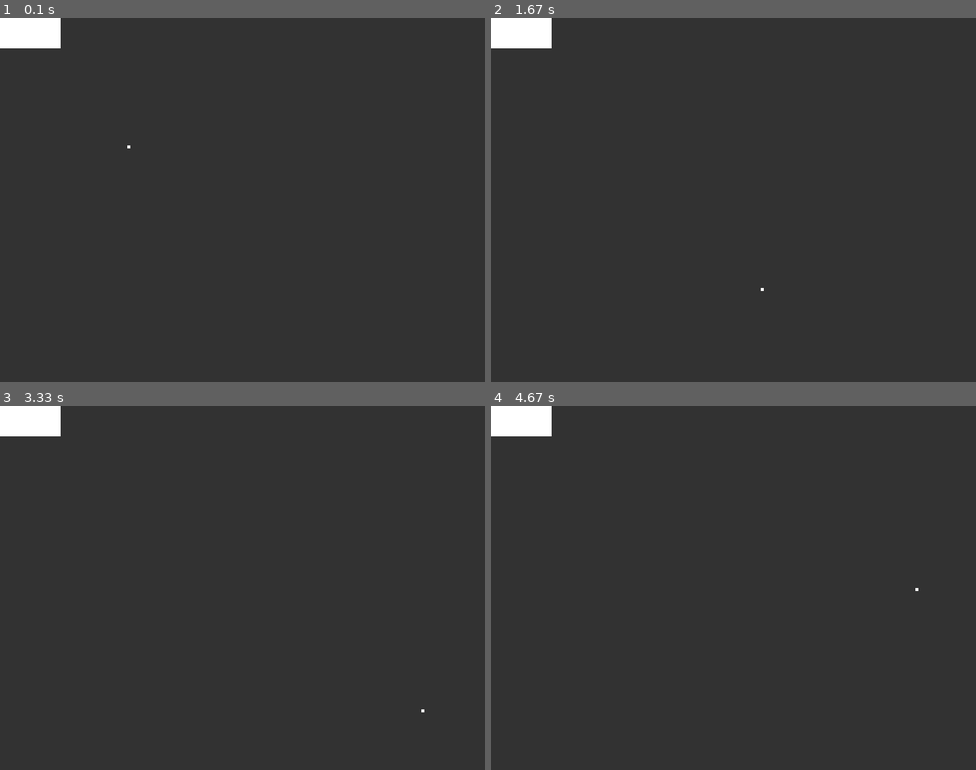
Above: before the commit, frames 1-4 (two rows, left to right).
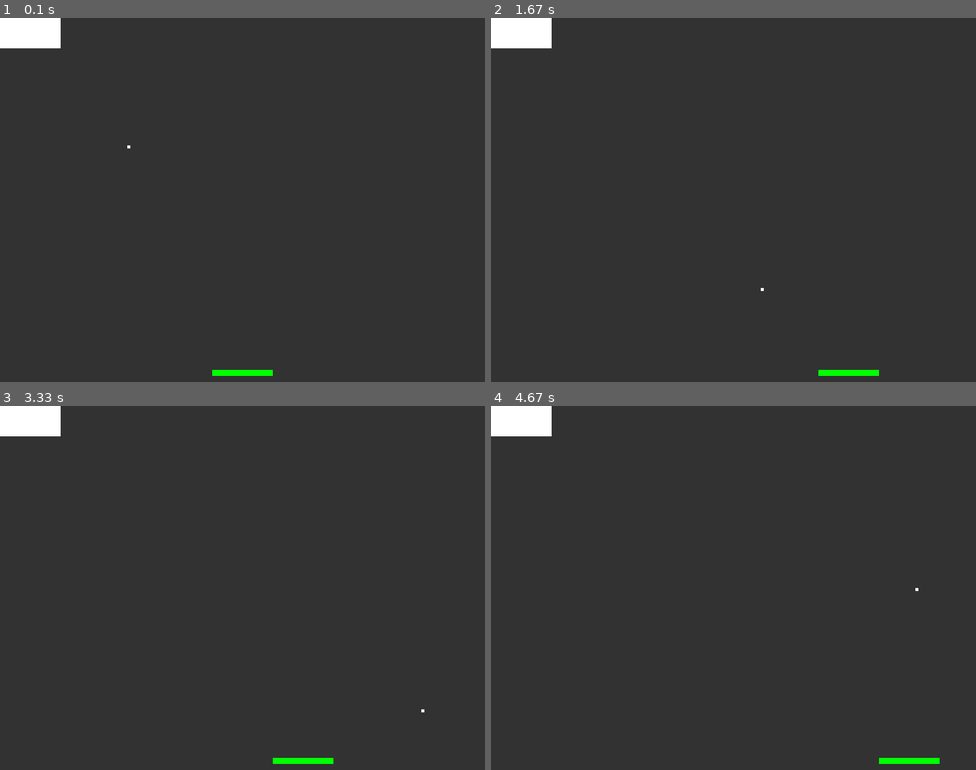
Above: after the commit, the same moments.

Repository: ShaishavShah04/PygameBrickBreaker
Game: pygame game, started from block_ball_paddle.py
Same seed, same stepped clock (60 frames per second), same inputs: the game is played once before the commit and once after it.
Inputs:
- Up to frame 1 (0.1 s): no input
- Up to frame 2 (1.67 s): hold D 0.33-0.8 s; hold D 0.83-1.3 s; hold A from 1.33 s (still down)
- Up to frame 3 (3.33 s): release A at 1.87 s; hold A 1.9-2.3 s; hold D 2.33-2.97 s; hold A from 3 s (still down)
- Up to frame 4 (4.67 s): release A at 3.47 s; hold D 3.5-3.97 s; hold D 4-4.47 s; hold A from 4.5 s (still down)

The runs differ from the first frame. In frame 1, 0.2% of the frame differs, in the area x 43-57%, y 96-99%; in frame 2, 0.2%; in frame 3, 0.2%; in frame 4, 0.2%.

Commit message:
Just realized this is more complicated than I thought... all the bounces are different!

Diff:
--- a/block_ball_paddle.py
+++ b/block_ball_paddle.py
@@ -2,6 +2,8 @@
 # Shaishav Shah
 from window import Window
 from sprite import Sprite
+from pygame import K_a, K_d
+from loader import GREEN
 
 class Block(Sprite):
     def __init__(self,window,height,width):
@@ -9,7 +11,7 @@
         self.setDimensions(width,height)
         self.hit = False
 
-    # ---
+    # -- Getter Method
     def checkCollision(self, ball):
         if self.sprite.get_rect(x=self.x, y=self.y).colliderect(ball.getSprite().get_rect(x=ball.getX(), y=ball.getY())):
             self.hit = True
@@ -44,31 +46,42 @@
         #
         self.pos = (self.x, self.y)
 
-    def bounceonce(self):
+    def bouncehorizontal(self):
         self.dirX *= -1
+
+    def bouncevertical(self):
         self.dirY *= -1
 
+    def bounceboth(self):
+        self.bouncevertical()
+        self.bouncehorizontal()
+
+
 class Paddle(Sprite):
-    def __init__(self,x,y,color):
-        Sprite.__init__(self,window,x,y,color)
+    def __init__(self, window,color):
+        Sprite.__init__(self,window,color=color)
         self.speed = 10
+        self.setDimensions(100,10)
+        self.setPOS(self.window.getWidth()/2 - self.getWidth()/2, self.window.getHeight() - (2 * self.height))
 
     # -- Modify Methods
 
-    def move(self,window,keys):
+    def move(self,keys):
 
         if keys[K_d] == 1:
             self.x += self.speed
         if keys[K_a] == 1:
             self.x -= self.speed
 
-        if self.x > window.getWidth() - self.sprite.get_rect().width:
-            self.x = window.GgetHeight() - self.sprite.get_rect().width
+        if self.x > self.window.getWidth() - self.sprite.get_rect().width:
+            self.x = self.window.getWidth() - self.sprite.get_rect().width
         elif self.x < 0:
             self.x = 0
 
         self.pos = (self.x, self.y)
 
+    def checkCollision(self,ball):
+        return self.sprite.get_rect(x=self.x, y=self.y).colliderect(ball.getSprite().get_rect(x=ball.getX(), y=ball.getY()))
 
 
 
@@ -83,17 +96,23 @@
     ball = Ball(window,5)
     ball.setPOS(200,200)
     block = Block(window,50,100)
+    paddle = Paddle(window,GREEN)
 
     while True:
         window.getEvents()
+        #
         ball.bouncearound(window)
-        if block.hit != True:
+        if not block.hit:
             if block.checkCollision(ball):
                 ball.bounceonce()
                 print("True")
+        paddle.move(window.getKeys())
+        if paddle.checkCollision(ball):
+            ball.bouncevertical()
 
         window.clearscreen()
-        if block.hit != True:
+        if not block.hit:
             window.blitSprite(block)
+        window.blitSprite(paddle)
         window.blitSprite(ball)
         window.updatescreen()
